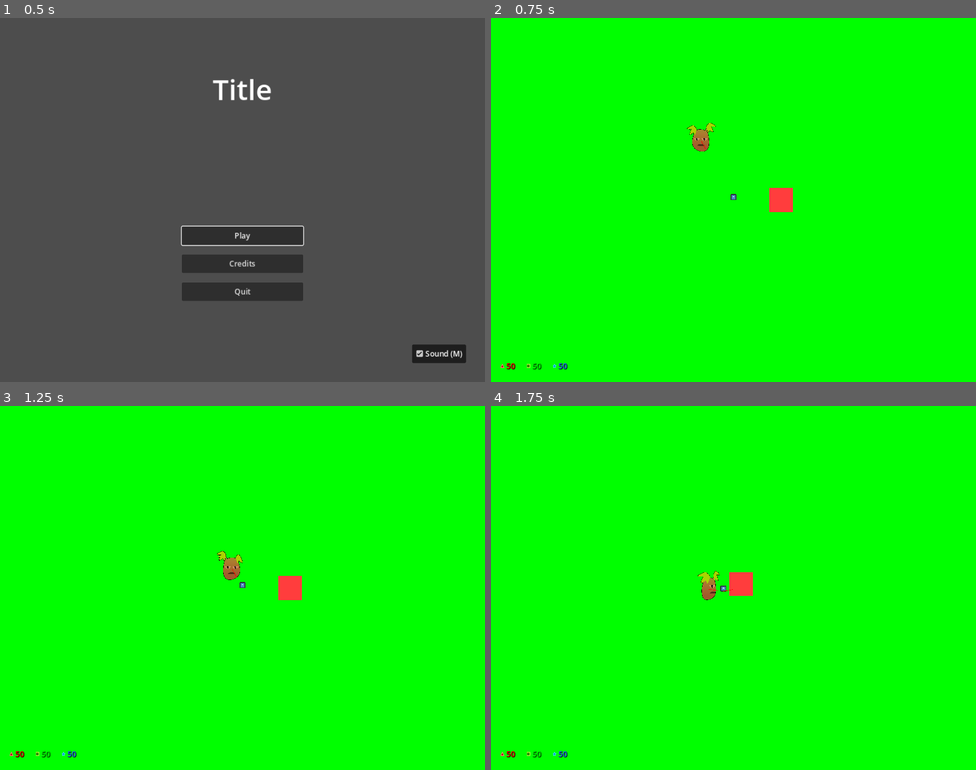
Above: before the commit, frames 1-4 (two rows, left to right).
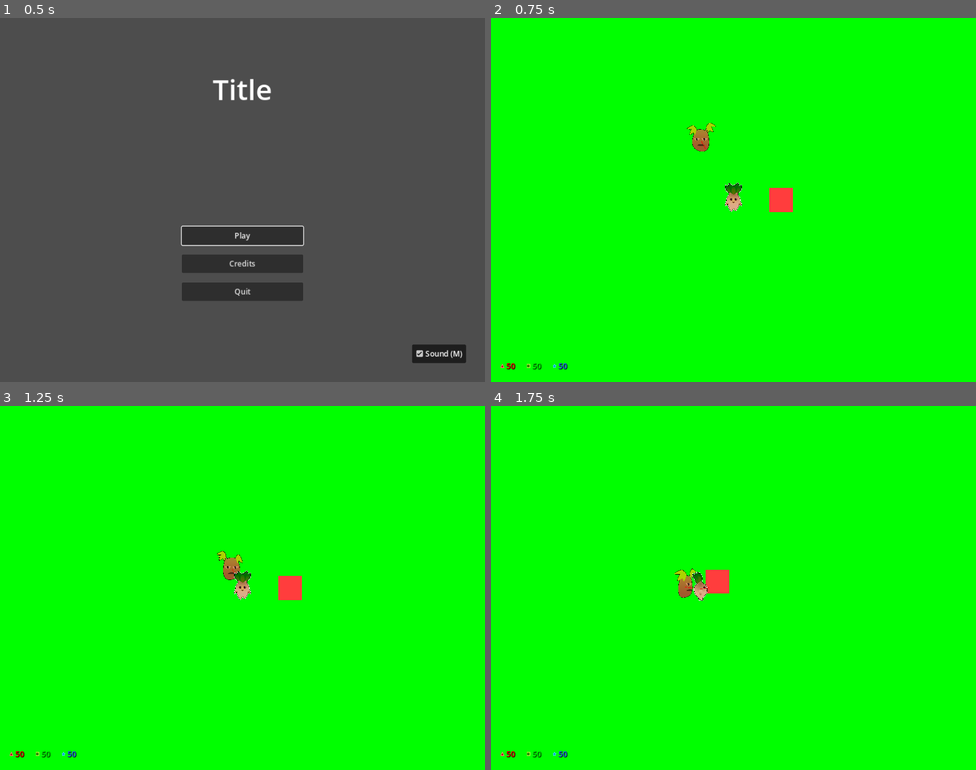
Above: after the commit, the same moments.

Repository: Zereijin/GGJ2023
Game: Godot game, scene res://main_menu/main_menu.tscn
Same seed, same stepped clock (60 frames per second), same inputs: the game is played once before the commit and once after it. The engine's default icon, where the game draws it, is replaced by a stand-in: a white triangle on a blue panel in a dark square.
Inputs (mouse positions are in pixels of both pictures, inside the frame that each line leads up to):
- Up to frame 1 (0.5 s): no input
- Up to frame 2 (0.75 s): click "Play" at 0.5 s
- Up to frame 3 (1.25 s): no input
- Up to frame 4 (1.75 s): move the mouse to (840, 569) at 1.27 s; hold D (right) from 1.28 s (still down)

Frame 1 is identical in both runs. In frame 2, 0.2% of the frame differs, in the area x 48-52%, y 45-54%; in frame 3, 0.2%; in frame 4, 1.0%, in the area x 37-54%, y 44-54%.

Commit message:
Revert "Slower camera smoothing"
This reverts commit dacb31bc84fa6210824c8e5e7f946eb80f316424.

Diff:
--- a/game/game.tscn
+++ b/game/game.tscn
@@ -81,6 +81,9 @@
 target = NodePath("../Player")
 
 [node name="Player" parent="Garden/Objects" instance=ExtResource("1_tilxh")]
+r_resources = 50
+g_resources = 50
+b_resources = 50
 
 [node name="ShopLayer" type="CanvasLayer" parent="."]
 
--- a/game/player/player.tscn
+++ b/game/player/player.tscn
@@ -1,16 +1,26 @@
-[gd_scene load_steps=8 format=3 uid="uid://c633r1brs7w4a"]
+[gd_scene load_steps=15 format=3 uid="uid://fsgx46hh0sib"]
 
-[ext_resource type="PackedScene" path="res://game/plant.tscn" id="1_5nkbc"]
+[ext_resource type="PackedScene" uid="uid://cu40kuw6mlex7" path="res://game/plant.tscn" id="1_5nkbc"]
 [ext_resource type="Script" path="res://game/player/player.gd" id="2_8fw0q"]
 [ext_resource type="Script" path="res://game/camera.gd" id="3_64l3u"]
-[ext_resource type="Texture2D" uid="uid://b836w3h88y88o" path="res://icon.svg" id="3_fmx3n"]
-[ext_resource type="PackedScene" path="res://game/player/projectile.tscn" id="5_excqi"]
+[ext_resource type="Texture2D" uid="uid://dlycheruv6rak" path="res://game/player/sprites/mandragora_south1.png" id="3_dsehg"]
+[ext_resource type="Texture2D" uid="uid://dfv5vbo8e48vc" path="res://game/player/sprites/mandragora_south2.png" id="4_hursm"]
+[ext_resource type="PackedScene" uid="uid://bepqps3b2gmbp" path="res://game/player/projectile.tscn" id="5_excqi"]
+[ext_resource type="Texture2D" uid="uid://4iss0aneuqqv" path="res://game/player/sprites/mandragora_west1.png" id="5_ho0xf"]
+[ext_resource type="Texture2D" uid="uid://cephcqkx8bynf" path="res://game/player/sprites/mandragora_west2.png" id="6_5fmav"]
+[ext_resource type="Texture2D" uid="uid://dbgd58qh3pkpu" path="res://game/player/sprites/mandragora_east1.png" id="7_iu2py"]
+[ext_resource type="Texture2D" uid="uid://qo23p7jboobt" path="res://game/player/sprites/mandragora_east2.png" id="8_0u8xp"]
+[ext_resource type="Texture2D" uid="uid://c4ox3ao58tx8h" path="res://game/player/sprites/mandragora_north1.png" id="9_kya83"]
+[ext_resource type="Texture2D" uid="uid://bevit5i00frxx" path="res://game/player/sprites/mandragora_north2.png" id="10_ypl3p"]
 
 [sub_resource type="SpriteFrames" id="SpriteFrames_felws"]
 animations = [{
 "frames": [{
 "duration": 1.0,
-"texture": ExtResource("3_fmx3n")
+"texture": ExtResource("3_dsehg")
+}, {
+"duration": 1.0,
+"texture": ExtResource("4_hursm")
 }],
 "loop": true,
 "name": &"down",
@@ -18,7 +28,10 @@
 }, {
 "frames": [{
 "duration": 1.0,
-"texture": ExtResource("3_fmx3n")
+"texture": ExtResource("5_ho0xf")
+}, {
+"duration": 1.0,
+"texture": ExtResource("6_5fmav")
 }],
 "loop": true,
 "name": &"left",
@@ -26,7 +39,10 @@
 }, {
 "frames": [{
 "duration": 1.0,
-"texture": ExtResource("3_fmx3n")
+"texture": ExtResource("7_iu2py")
+}, {
+"duration": 1.0,
+"texture": ExtResource("8_0u8xp")
 }],
 "loop": true,
 "name": &"right",
@@ -34,7 +50,10 @@
 }, {
 "frames": [{
 "duration": 1.0,
-"texture": ExtResource("3_fmx3n")
+"texture": ExtResource("9_kya83")
+}, {
+"duration": 1.0,
+"texture": ExtResource("10_ypl3p")
 }],
 "loop": true,
 "name": &"up",
@@ -65,9 +84,6 @@
 scream_charge_speed_level = 0
 scream_charge_maximum_level = 0
 health_regen_level = 0
-r_resources = 50
-g_resources = 50
-b_resources = 50
 
 [node name="Sprite" parent="." index="0"]
 sprite_frames = SubResource("SpriteFrames_felws")
@@ -82,6 +98,5 @@
 
 [node name="Camera" type="Camera2D" parent="." index="3"]
 position_smoothing_enabled = true
-position_smoothing_speed = 2.0
 script = ExtResource("3_64l3u")
 lookahead = 100.0
Not shown: 1 places in game/game.tscn that only renumber resources
